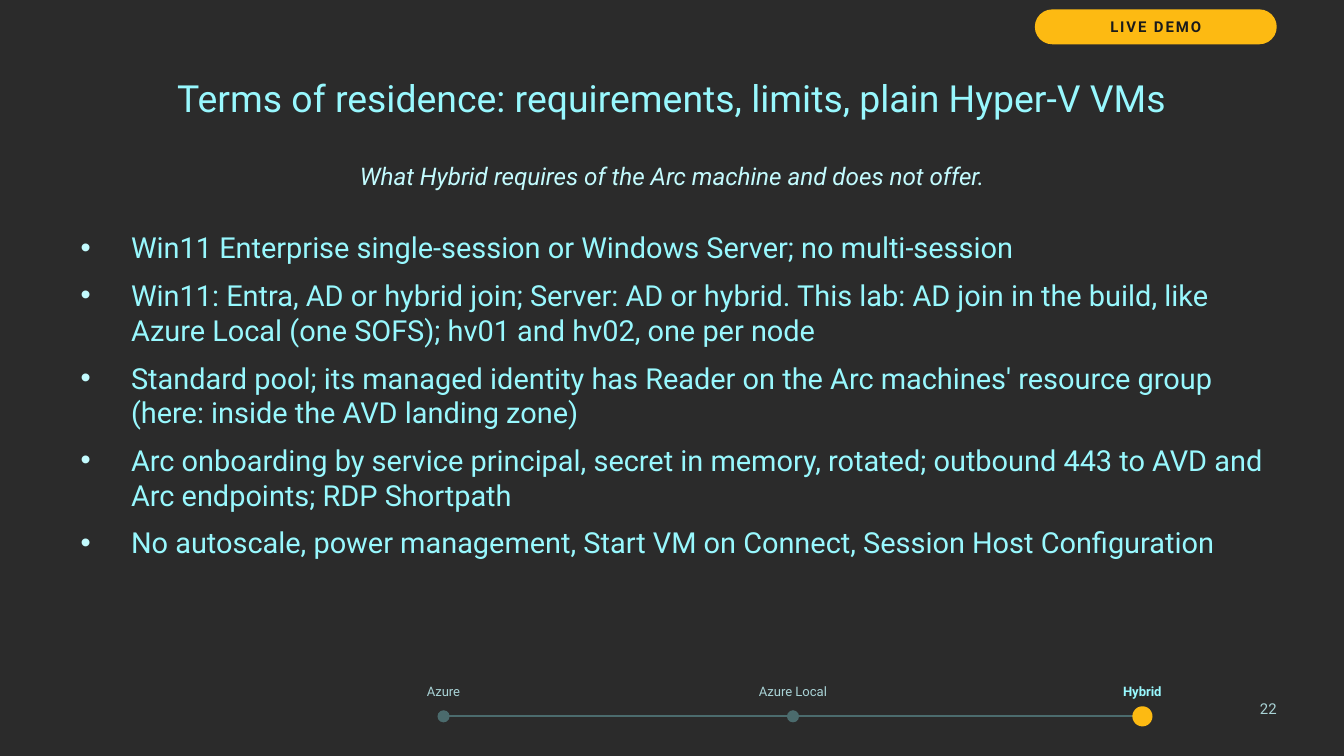
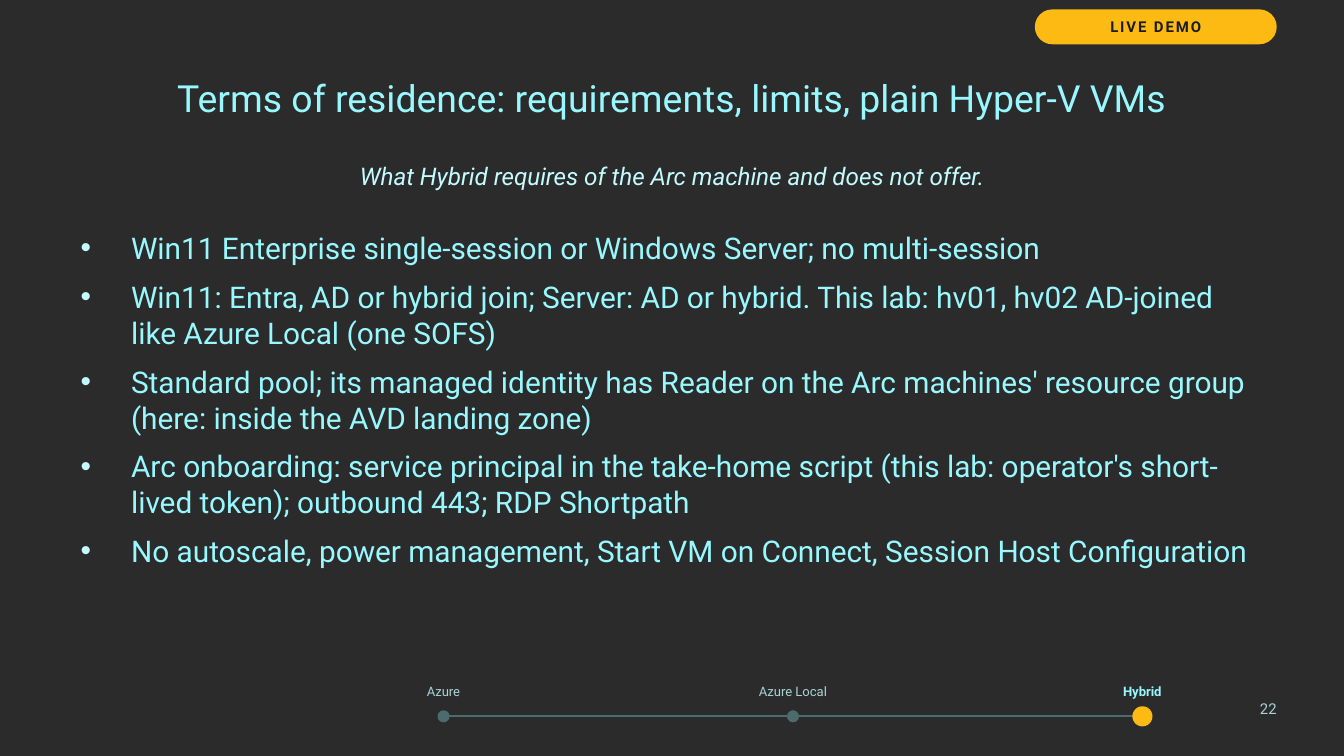
Before and after one commit to thisismydemo/nic2026_avd, a slide deck: slide 22 of presentation/AVD_Anywhere_NIC2026.pptx. Drawn at 1344x756 pixels with LibreOffice and Linux fonts; fonts in the diff are those of the drawing; background and template pictures are left out; a plain dark background stands for a picture behind light text. Boxes give left, top, right and bottom in pixels: in the first picture for what was removed or moved away, otherwise in the second. Text is boxed around its words. In the diff, an @@ line names an element or a change of style, - is before the commit and + after.

```diff
--- a/presentation/AVD_Anywhere_NIC2026.pptx
+++ b/presentation/AVD_Anywhere_NIC2026.pptx
@@ text at bbox=[131, 236, 1247, 569]: size 15.5 to 16 pt in "Win11 Enterprise single-session or Windows Server; no ...", "Standard pool; its managed identity has Reader ...", "No autoscale, power management, Start VM on ..." @@
@@ text at bbox=[131, 285, 1213, 351]: text changed; size 15.5 to 16 pt @@
-• Win11: Entra, AD or hybrid join; Server: AD or hybrid. This lab: AD join in the build, like Azure Local (one SOFS); hv01 and hv02, one per node
+• Win11: Entra, AD or hybrid join; Server: AD or hybrid. This lab: hv01, hv02 AD-joined like Azure Local (one SOFS)
@@ text at bbox=[131, 453, 1218, 520]: text changed; size 15.5 to 16 pt @@
-• Arc onboarding by service principal, secret in memory, rotated; outbound 443 to AVD and Arc endpoints; RDP Shortpath
+• Arc onboarding: service principal in the take-home script (this lab: operator's short-lived token); outbound 443; RDP Shortpath
```
Also in this commit, not shown: 19 other slides changed, 1 slide added, 19 other files.
